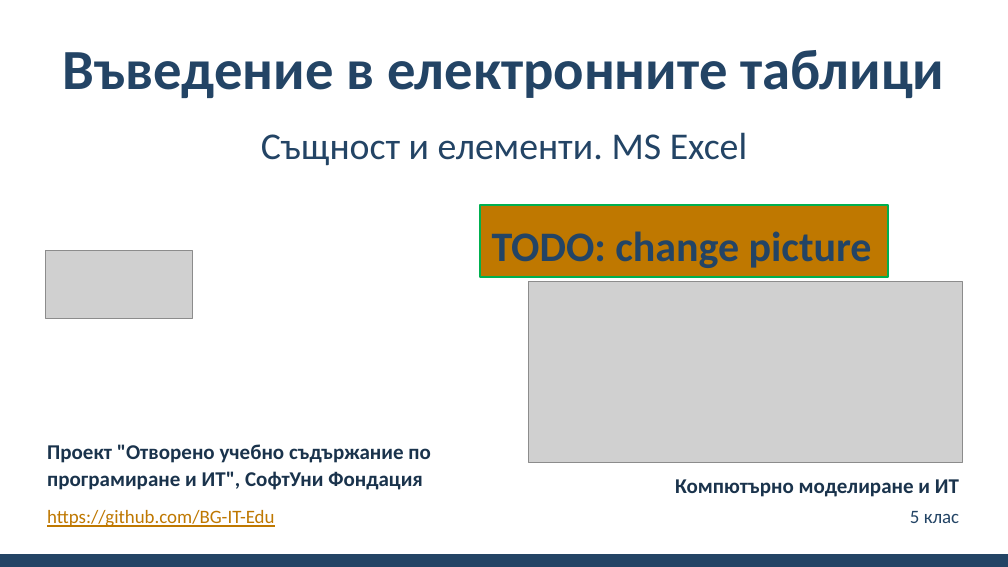
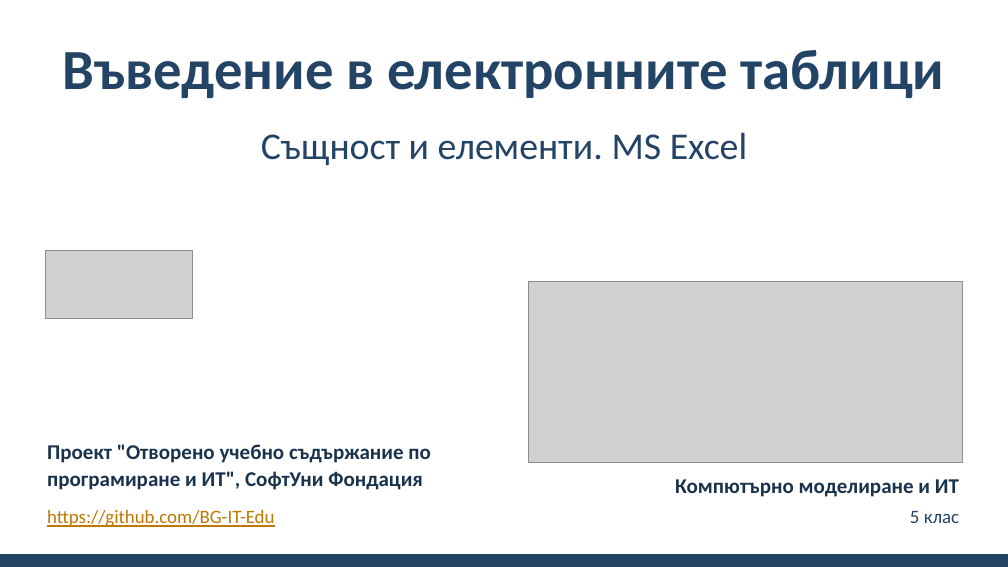
Before and after one commit to BG-IT-Edu/School-Programming, a slide deck: slide 1 of Courses/Computer-Modeling-and-IT/Computer-Modeling-and-IT-5-Class/28-Introduction-to-Spreadsheets/28-Introduction-To-Spreadsheets.pptx. Drawn at 1008x567 pixels with LibreOffice and Linux fonts; fonts in the diff are those of the drawing; grey boxes stand for pictures; background and template pictures are left out. Boxes give left, top, right and bottom in pixels: in the first picture for what was removed or moved away, otherwise in the second. Text is boxed around its words. In the diff, an @@ line names an element or a change of style, - is before the commit and + after.

```diff
--- a/Courses/Computer-Modeling-and-IT/Computer-Modeling-and-IT-5-Class/28-Introduction-to-Spreadsheets/28-Introduction-To-Spreadsheets.pptx
+++ b/Courses/Computer-Modeling-and-IT/Computer-Modeling-and-IT-5-Class/28-Introduction-to-Spreadsheets/28-Introduction-To-Spreadsheets.pptx
@@ rectangle removed at box(480, 206, 889, 277) @@
-TODO: change picture
```
Also in this commit, not shown: 2 other slides changed.
